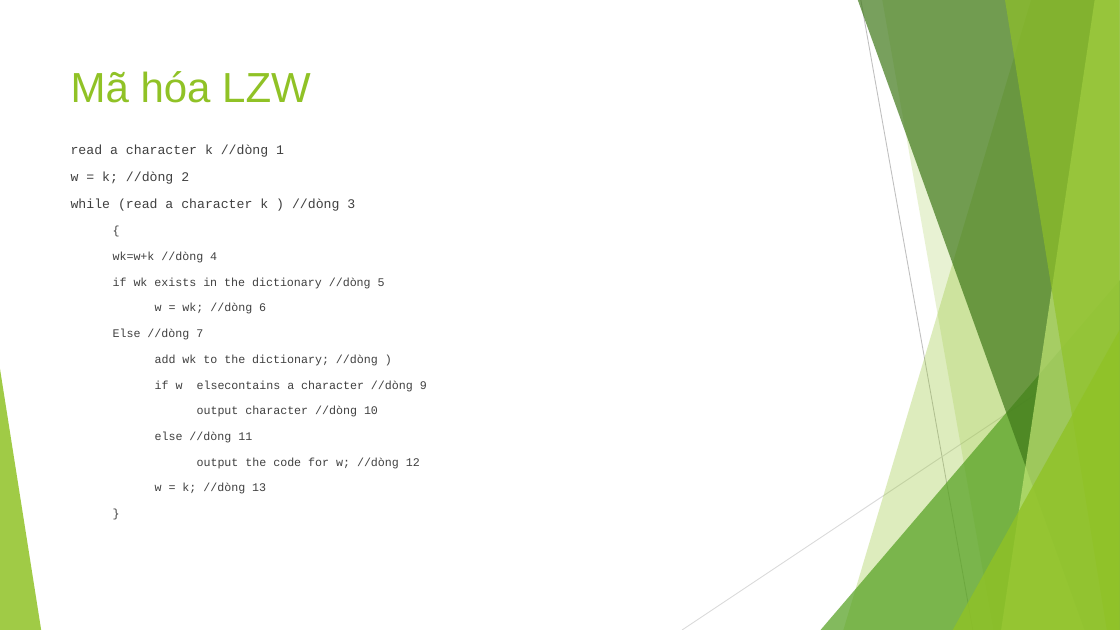
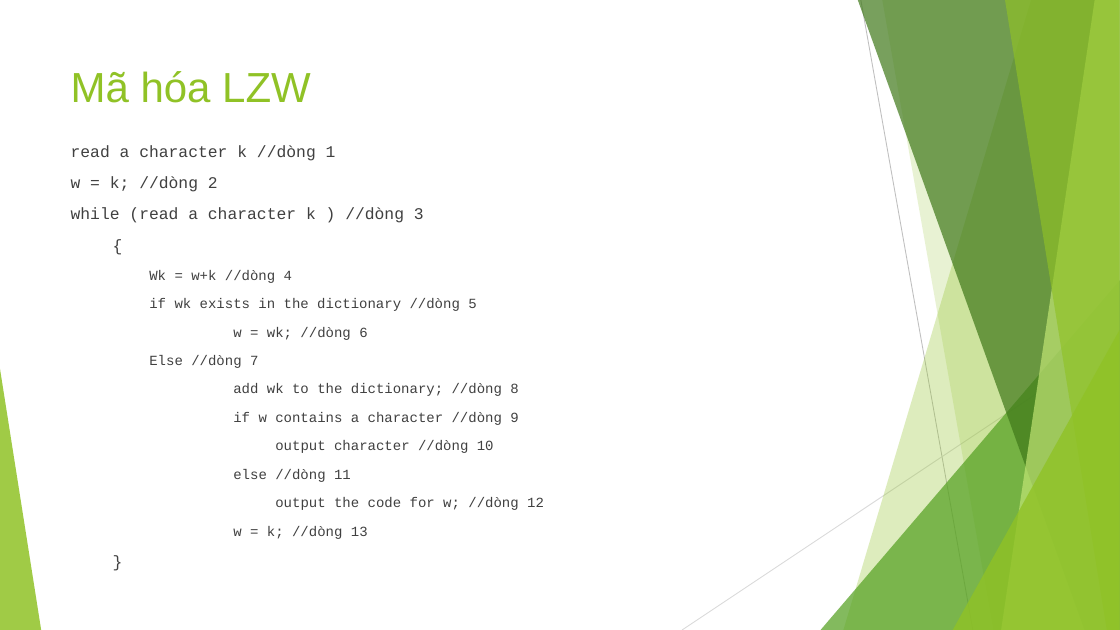
Before and after one commit to sonhoang23/MultimediaProject, a slide deck: slide 5 of MultimediaProeject/document/Multimedia.pptx (slide 6 before the commit). Drawn at 1120x630 pixels with LibreOffice and Linux fonts; fonts in the diff are those of the drawing. Boxes give left, top, right and bottom in pixels: in the first picture for what was removed or moved away, otherwise in the second. Text is boxed around its words. In the diff, an @@ line names an element or a change of style, - is before the commit and + after.

```diff
--- a/MultimediaProeject/document/Multimedia.pptx
+++ b/MultimediaProeject/document/Multimedia.pptx
@@ text at box(71, 145, 544, 539): size 11.2 to 14 pt in "read a character k //dòng 1", "w = k; //dòng 2", "while (read a character k ) //dòng ..."; size 10 to 14 pt in "{", "}"; size 10 to 12 pt in "if wk exists in the dictionary //dòng ...", "w = wk; //dòng 6", "Else //dòng 7", "output character //dòng 10" and 3 more places; list level 2 to 1 in "{"; list level 2 to 3 in "if wk exists in the ..."; list level 2 to 3 in "w = wk; //dòng 6"; list level 2 to 3 in "Else //dòng 7"; list level 2 to 3 in "output character //dòng 10"; list level 2 to 3 in "else //dòng 11"; list level 2 to 3 in "output the code for w; ..."; list level 2 to 3 in "w = k; //dòng 13" @@
@@ text at box(149, 270, 292, 283): text changed; size 10 to 12 pt @@
-  wk=w+k //dòng 4
+    Wk = w+k //dòng 4
@@ text at box(233, 383, 518, 425): text changed; size 10 to 12 pt @@
-  add wk to the dictionary; //dòng )
-  if w elsecontains a character //dòng 9
+    add wk to the dictionary; //dòng 8
+    if w contains a character //dòng 9
```
Also in this commit, not shown: 2 other slides changed, 2 slides added, 1 slide removed, 2 other files.
